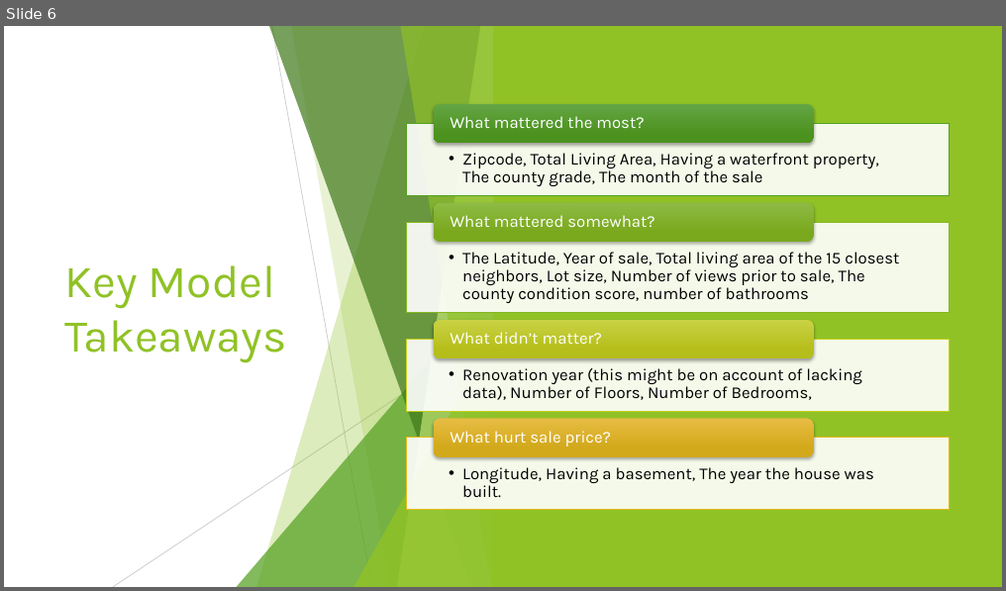
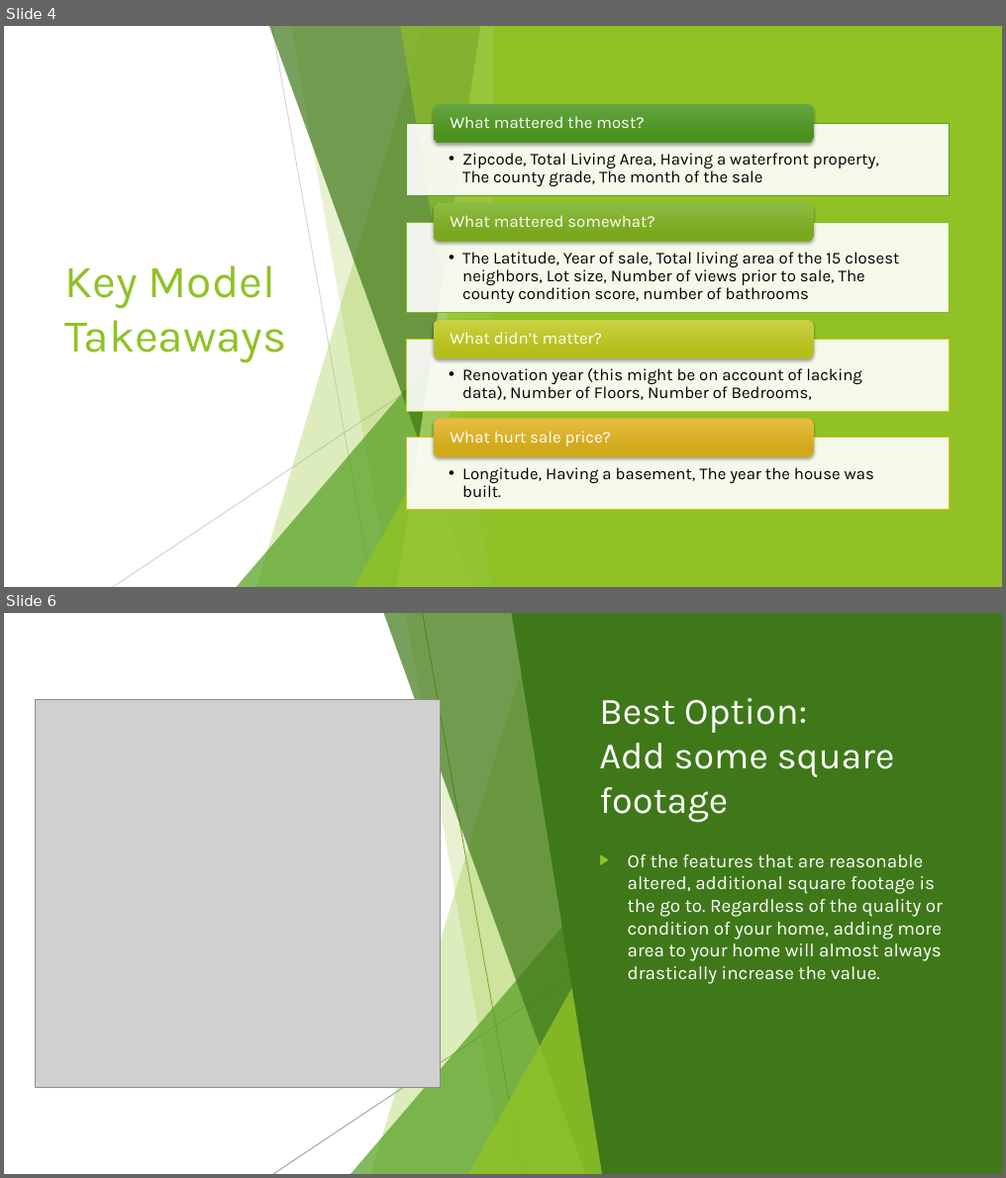
Before and after one commit to minthammock/dsc-mod-2-project-v2-1-onl01-dtsc-pt-041320, a slide deck: Non-Technical.pptx. Shown one above the other, each under a label of ours: slide 6 before the commit, slides 4 and 6 after it; the slides between them are not shown. The pictures are 1006x591 and 1006x1178 pixels, drawn with LibreOffice and Linux fonts; fonts in the diff are those of the drawing; grey boxes stand for pictures. Boxes give left, top, right and bottom in pixels: in the first picture for what was removed or moved away, otherwise in the second. Text is boxed around its words. In the diff, an @@ line names an element or a change of style, - is before the commit and + after.

```diff
--- a/Non-Technical.pptx
+++ b/Non-Technical.pptx
@@ slide 6 added at bbox=[4, 613, 1002, 1174], background #FFFFFF; not listed: 10 template elements that a slide beside it also shows @@
@@ rectangle added at bbox=[4, 613, 1002, 1174], fill #FFFFFF @@
@@ freeform shape added at bbox=[371, 613, 617, 1174], fill #90C226 at 30% opacity @@
@@ freeform shape added at bbox=[383, 613, 617, 1174], fill #3F7819 at 70% opacity @@
@@ freeform shape added at bbox=[405, 613, 617, 1174], fill #90C226 at 20% opacity @@
@@ line added from (423, 613) to (522, 1174), #6C921D 0.75 pt @@
@@ freeform shape added at bbox=[512, 613, 1002, 1174], fill #3F7819 @@
@@ picture added at bbox=[35, 700, 441, 1088] @@
@@ title added at bbox=[599, 698, 895, 823], 36 pt, text #FFFFFF @@
+Best Option:
+Add some square footage
@@ triangle added at bbox=[350, 862, 617, 1174], fill #54A021 at 72% opacity @@
@@ text added at bbox=[628, 855, 943, 984], 18 pt, text #FFFFFF @@
+▶ Of the features that are reasonable altered, additional square footage is the go to. Regardless of the quality or condition of your home, adding more area to your home will almost always drastically increase the value.
@@ triangle added at bbox=[468, 907, 617, 1174], fill #90C226 at 80% opacity @@
@@ line added from (663, 915) to (273, 1174), #808080 0.75 pt @@
@@ what was slide 6 is now slide 4 @@
```
Also in this commit, not shown: 4 slides changed, 4 other slides added, 6 slides removed, 2 other files.
